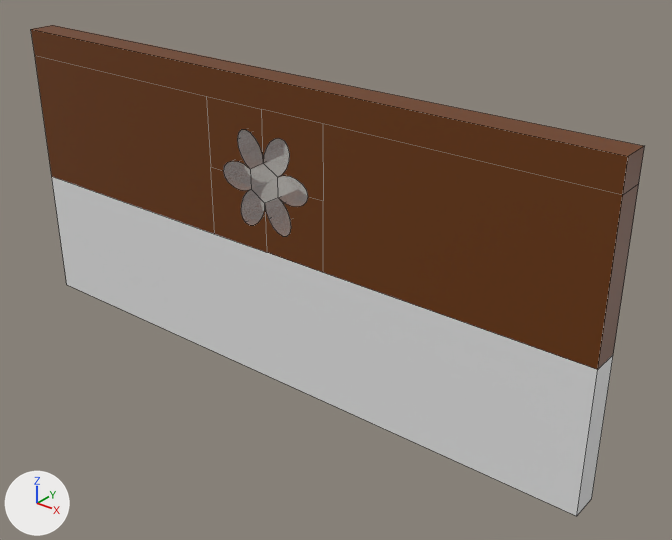
An edit to the Blender file Assets/Blender/Peshtadub-East.blend, drawn before and after from the same camera.
Both versions are drawn from a 50 mm lens placed at (39.7, -44.1, 36.6), pointed at (3.9, 0.7, 8.8). The lights are fixed; the arrows at lower left show +X, +Y and +Z. Mesh edges are drawn as thin lines.
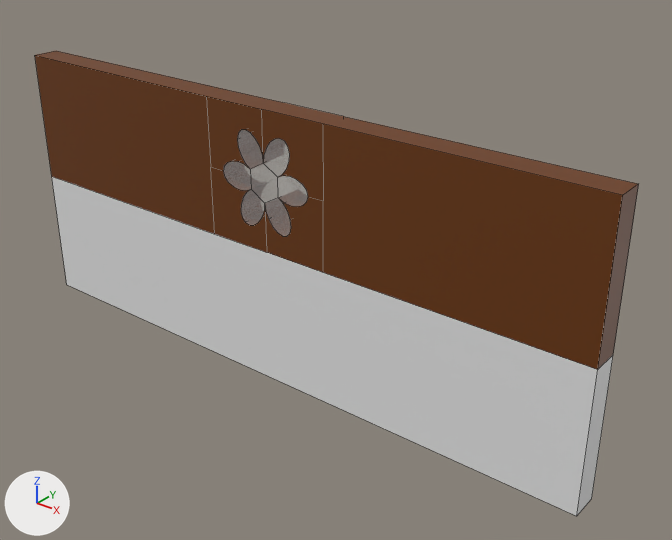
Commit message: remove top section

Boxes (x1, y1, x2, y2) around the edits, measured in the pictures (672 x 540 px):
```json
{"object": "Cube", "change": "reshaped", "before": [31, 25, 645, 516], "after": [35, 51, 639, 516]}
{"part": 1, "of": "me_cube_001", "change": "cut back", "before": [31, 25, 645, 195], "after": [36, 51, 638, 195]}
```

Edits to the scene script, one JSON object a line:
```json
{"block": "me_cube_001", "where": "# used by ob_cube; location = (0.0, 0.0, 0.0)"}
{"op": "remove", "block": "me_cube_001", "code": "me_cube_001.from_pydata(...)  # 180 vertices, 113 faces; spans x -24.0..24.0, y -2.0..0.0, z 0.0..22.0"}
{"op": "add", "block": "me_cube_001", "code": "me_cube_001.from_pydata(...)  # 174 vertices, 106 faces; spans x -24.0..24.0, y -2.0..0.0, z 0.0..20.0"}
{"block": "me_cube_001", "change": "me_cube_001 part 1"}
{"block": "me_cube_001", "change": "6 vertices are removed from x -24.0..24.0, y -2.0..0.0, z 22.0"}
{"block": "me_cube_001", "change": "8 faces are deleted"}
{"block": "me_cube_001", "change": "1 new face joins them, mat_material_003 (brown #6b3600)"}
```
